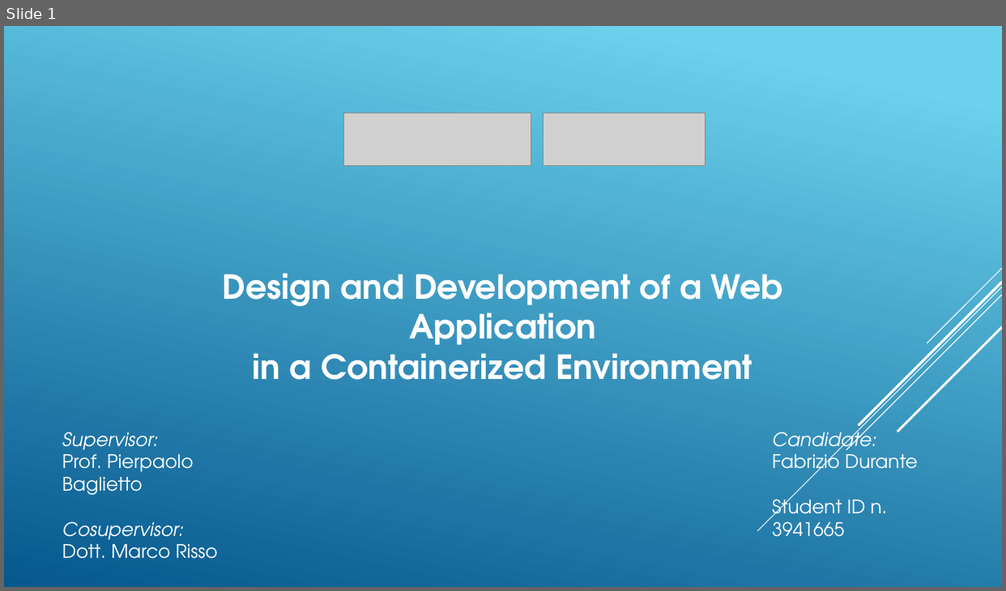
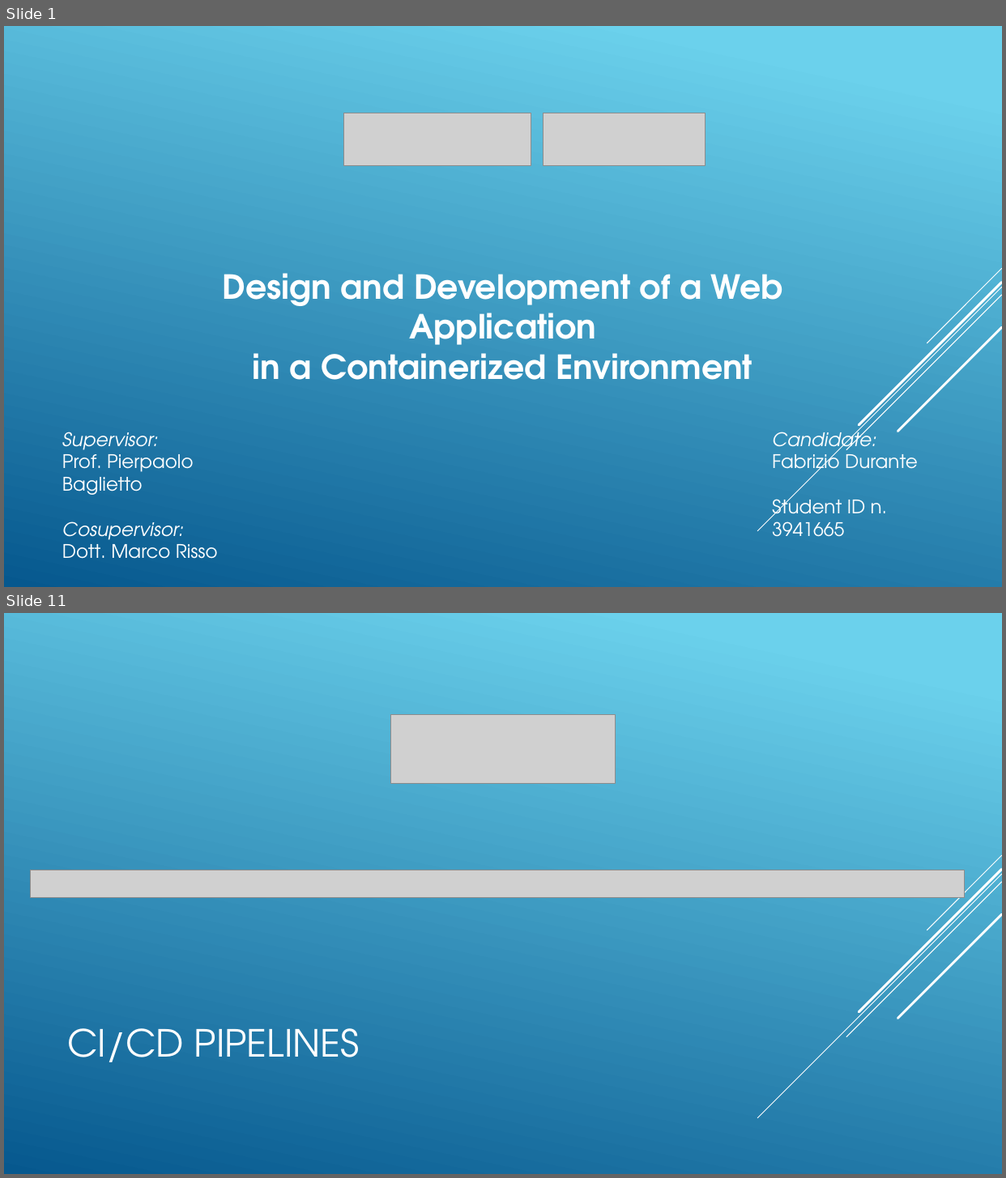
Before and after one commit to Durante94/Tesi, a slide deck: docs/Durante.pptx. Shown one above the other, each under a label of ours: slide 1 before the commit, slides 1 and 11 after it; the slides between them are not shown. The pictures are 1006x591 and 1006x1178 pixels, drawn with LibreOffice and Linux fonts; fonts in the diff are those of the drawing; grey boxes stand for pictures. Boxes give left, top, right and bottom in pixels: in the first picture for what was removed or moved away, otherwise in the second. Text is boxed around its words. In the diff, an @@ line names an element or a change of style, - is before the commit and + after.

```diff
--- a/docs/Durante.pptx
+++ b/docs/Durante.pptx
@@ slide 11 added at (4, 613, 1002, 1174), background gradient #6ED2EB to #06588E; not listed: 5 template elements that a slide beside it also shows @@
@@ picture added at (391, 715, 616, 784) @@
@@ picture added at (30, 870, 965, 897) @@
@@ title added at (67, 1029, 360, 1063), 36 pt, text #FFFFFF @@
+CI/CD PIPELINES
```
Also in this commit, not shown: 9 other slides added, 1 slide removed, 1 other file.
